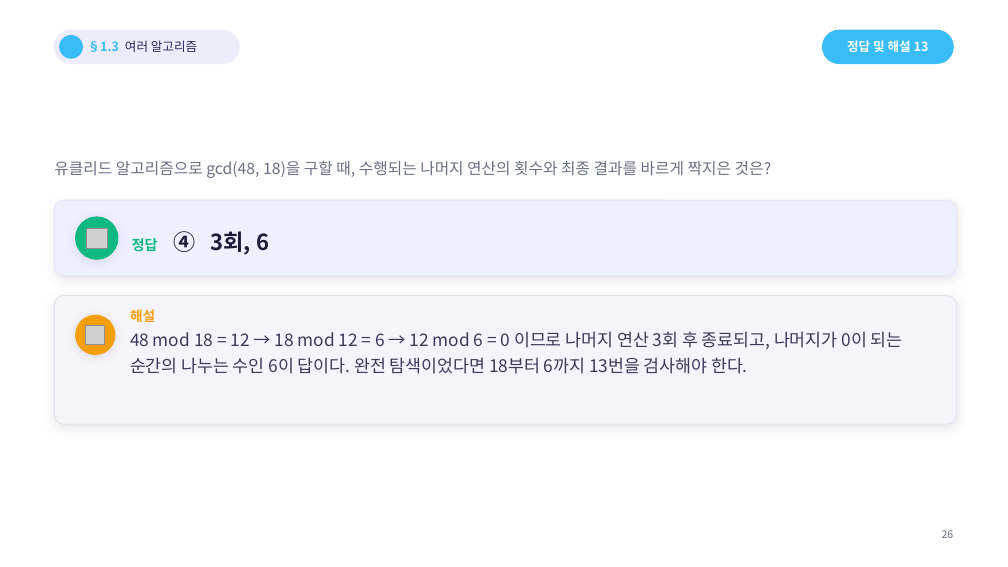
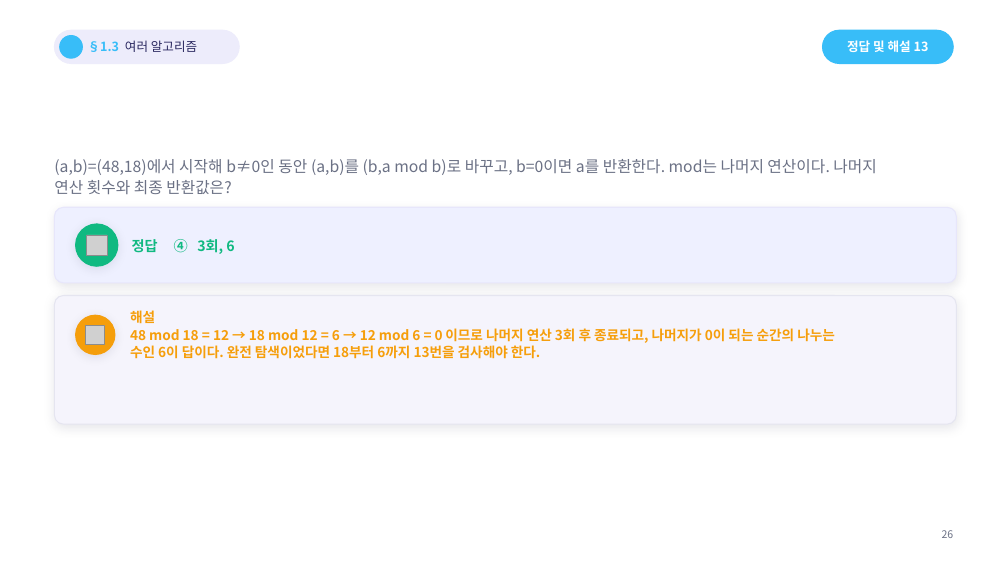
Before and after one commit to Sangdon-Park/Sangdon-Park.github.io, a slide deck: slide 20 of data/알고리즘/1장_연습문제_50문항_수업용.pptx (slide 26 before the commit). Drawn at 1008x567 pixels with LibreOffice and Linux fonts; fonts in the diff are those of the drawing; grey boxes stand for pictures; background and template pictures are left out. Boxes give left, top, right and bottom in pixels: in the first picture for what was removed or moved away, otherwise in the second. Text is boxed around its words. In the diff, an @@ line names an element or a change of style, - is before the commit and + after.

```diff
--- a/data/알고리즘/1장_연습문제_50문항_수업용.pptx
+++ b/data/알고리즘/1장_연습문제_50문항_수업용.pptx
@@ text at [54, 159, 876, 194]: text changed @@
-유클리드 알고리즘으로 gcd(48, 18)을 구할 때, 수행되는 나머지 연산의 횟수와 최종 결과를 바르게 짝지은 것은?
+(a,b)=(48,18)에서 시작해 b≠0인 동안 (a,b)를 (b,a mod b)로 바꾸고, b=0이면 a를 반환한다. mod는 나머지 연산이다. 나머지
+연산 횟수와 최종 반환값은?
@@ text "정답 ④ 3회, 6" at [132, 239, 234, 254]: size 21 to 13.5 pt, text colour #1E1B3A to #10B981 in "④ 3회, 6"; line spacing 1.24 to 1.08 @@
@@ 1 picture, 1 text, 1 rounded rectangle, 1 ellipse: place and size @@
-1 picture, 1 text, 1 rounded rectangle, 1 ellipse at [54, 200, 957, 276]
+1 picture, 1 text, 1 rounded rectangle, 1 ellipse at [54, 207, 957, 283]
@@ text at [130, 310, 835, 359]: text changed; size 16.5 to 13 pt; text colour #3C3B57 to #F59E0B; bold on @@
-해설
-48 mod 18 = 12 → 18 mod 12 = 6 → 12 mod 6 = 0 이므로 나머지 연산 3회 후 종료되고, 나머지가 0이 되는 순간의 나누는 수인 6이 답이다. 완전 탐색이었다면 18부터 6까지 13번을 검사해야 한다.
+해설
+48 mod 18 = 12 → 18 mod 12 = 6 → 12 mod 6 = 0 이므로 나머지 연산 3회 후 종료되고, 나머지가 0이 되는 순간의 나누는
+수인 6이 답이다. 완전 탐색이었다면 18부터 6까지 13번을 검사해야 한다.
```
Also in this commit, not shown: 48 other slides changed, 8 slides removed, 24 other files.
